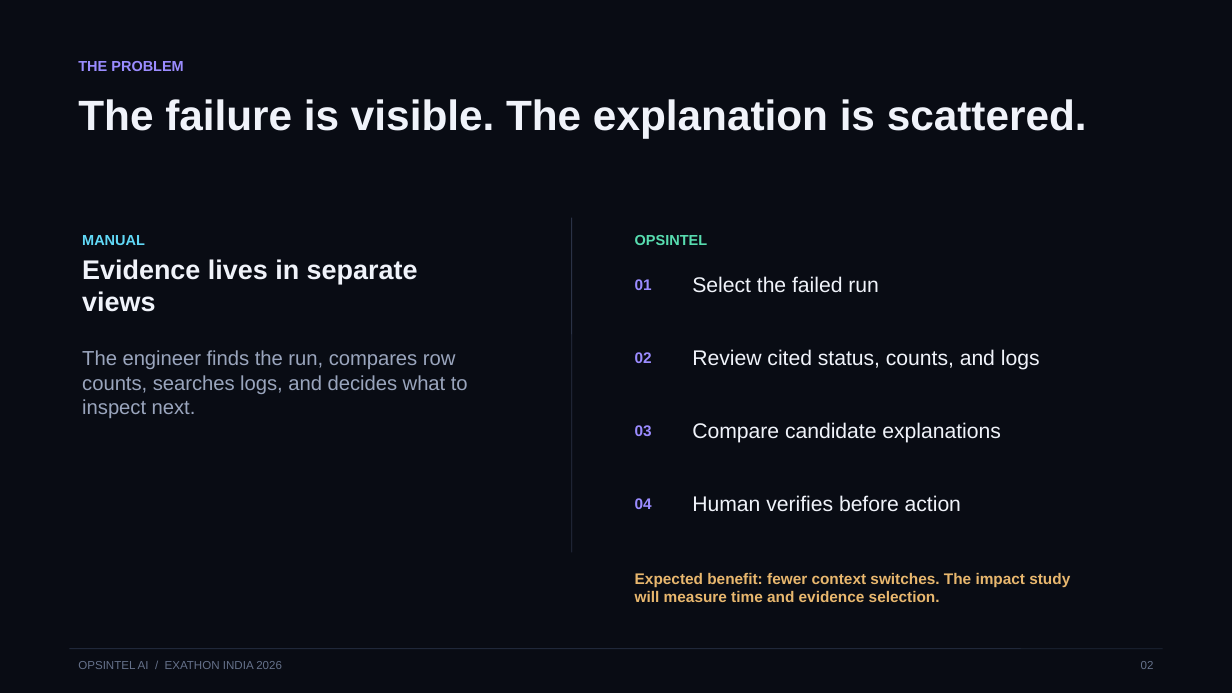
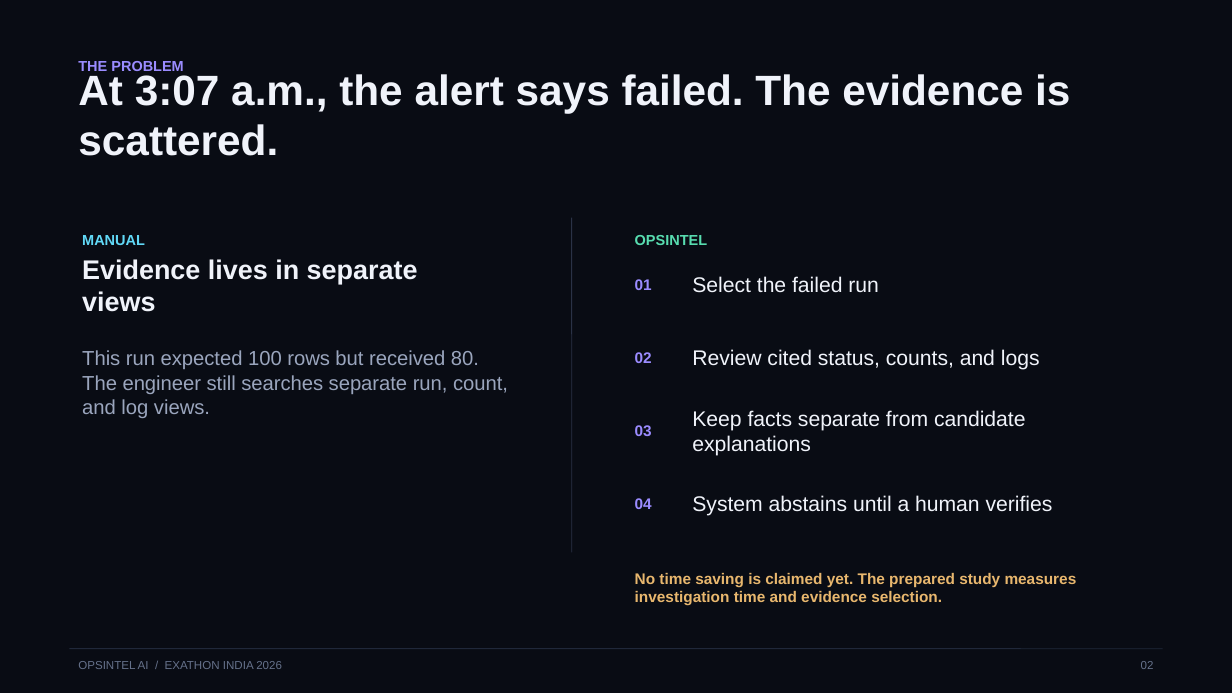
Before and after one commit to Anafa-thabassum/opsintel-ai, a slide deck: slide 2 of submission/opsintel-ai-pitch-deck.pptx. Drawn at 1232x693 pixels with LibreOffice and Linux fonts; fonts in the diff are those of the drawing. Boxes give left, top, right and bottom in pixels: in the first picture for what was removed or moved away, otherwise in the second. Text is boxed around its words. In the diff, an @@ line names an element or a change of style, - is before the commit and + after.

Commit message:
Strengthen Exasol proof and investigation UX

```diff
--- a/submission/opsintel-ai-pitch-deck.pptx
+++ b/submission/opsintel-ai-pitch-deck.pptx
@@ text at (x1=78, y1=74, x2=1070, y2=156): text changed @@
-The failure is visible. The explanation is scattered.
+At 3:07 a.m., the alert says failed. The evidence is scattered.
@@ text at (x1=82, y1=350, x2=508, y2=418): text changed @@
-The engineer finds the run, compares row counts, searches logs, and decides what to inspect next.
+This run expected 100 rows but received 80. The engineer still searches separate run, count, and log views.
@@ text at (x1=692, y1=410, x2=1026, y2=456): text changed @@
-Compare candidate explanations
+Keep facts separate from candidate explanations
@@ text at (x1=692, y1=495, x2=1053, y2=516): text changed @@
-Human verifies before action
+System abstains until a human verifies
@@ text at (x1=635, y1=573, x2=1077, y2=606): text changed @@
-Expected benefit: fewer context switches. The impact study will measure time and evidence selection.
+No time saving is claimed yet. The prepared study measures investigation time and evidence selection.
```
Also in this commit, not shown: 7 other slides changed, 25 other files.
